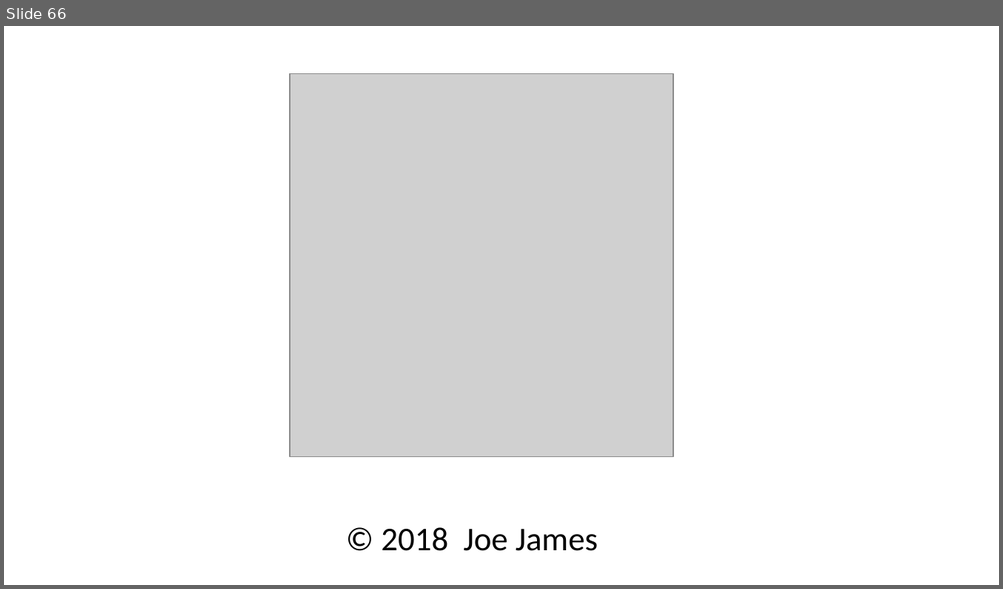
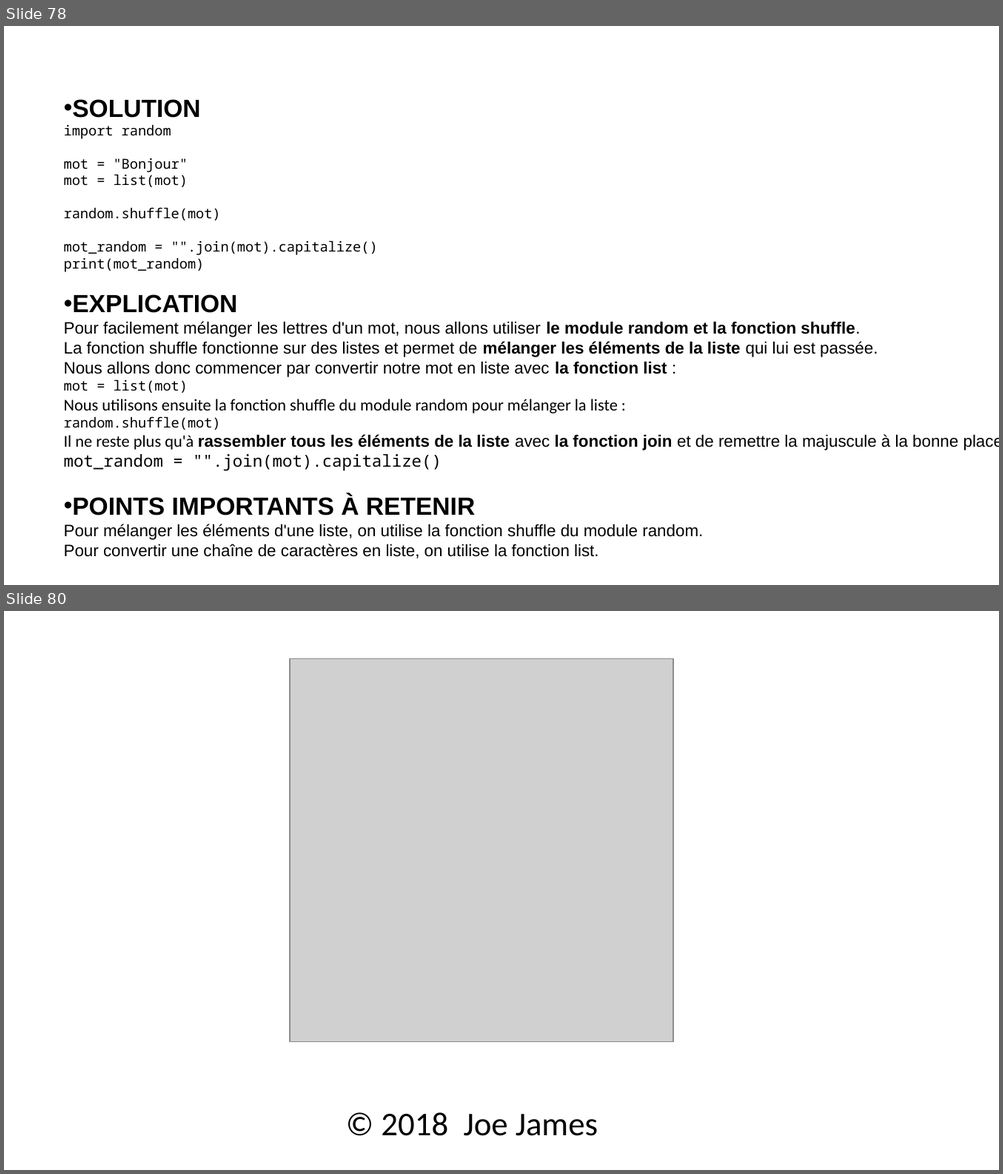
Before and after one commit to julienPalleau/Udemy, a slide deck: PythonParLaPratique 101 exercices/Python in 90 minutes [Enregistrement automatique].pptx. Shown one above the other, each under a label of ours: slide 66 before the commit, slides 78 and 80 after it; the slides between them are not shown. The pictures are 1003x589 and 1003x1174 pixels, drawn with LibreOffice and Linux fonts; fonts in the diff are those of the drawing; grey boxes stand for pictures. Boxes give left, top, right and bottom in pixels: in the first picture for what was removed or moved away, otherwise in the second. Text is boxed around its words. In the diff, an @@ line names an element or a change of style, - is before the commit and + after.

```diff
--- a/PythonParLaPratique 101 exercices/Python in 90 minutes [Enregistrement automatique].pptx
+++ b/PythonParLaPratique 101 exercices/Python in 90 minutes [Enregistrement automatique].pptx
@@ slide 78 added at box(4, 26, 999, 585), background #FFFFFF @@
@@ text added at box(64, 99, 999, 559), 12 pt, text #000000 @@
+• SOLUTION
+import random
+mot = "Bonjour"
+mot = list(mot)
+random.shuffle(mot)
+mot_random = "".join(mot).capitalize()
+print(mot_random)
+• EXPLICATION
+Pour facilement mélanger les lettres d'un mot, nous allons utiliser le module random et la fonction shuffle.
+La fonction shuffle fonctionne sur des listes et permet de mélanger les éléments de la liste qui lui est passée.
+Nous allons donc commencer par convertir notre mot en liste avec la fonction list :
+mot = list(mot)
+Nous utilisons ensuite la fonction shuffle du module random pour mélanger la liste :
+random.shuffle(mot)
+Il ne reste plus qu'à rassembler tous les éléments de la liste avec la fonction join et de remettre la majuscule à la bonne place avec la fonction capitalize :
+mot_random = "".join(mot).capitalize()
+• POINTS IMPORTANTS À RETENIR
+Pour mélanger les éléments d'une liste, on utilise la fonction shuffle du module random.
+Pour convertir une chaîne de caractères en liste, on utilise la fonction list.
@@ title added at box(183, 321, 363, 338), 36 pt, text #000000 @@
+Mélanger les lettres d'un prénom
@@ what was slide 66 is now slide 80 @@
```
Also in this commit, not shown: 13 other slides added.
